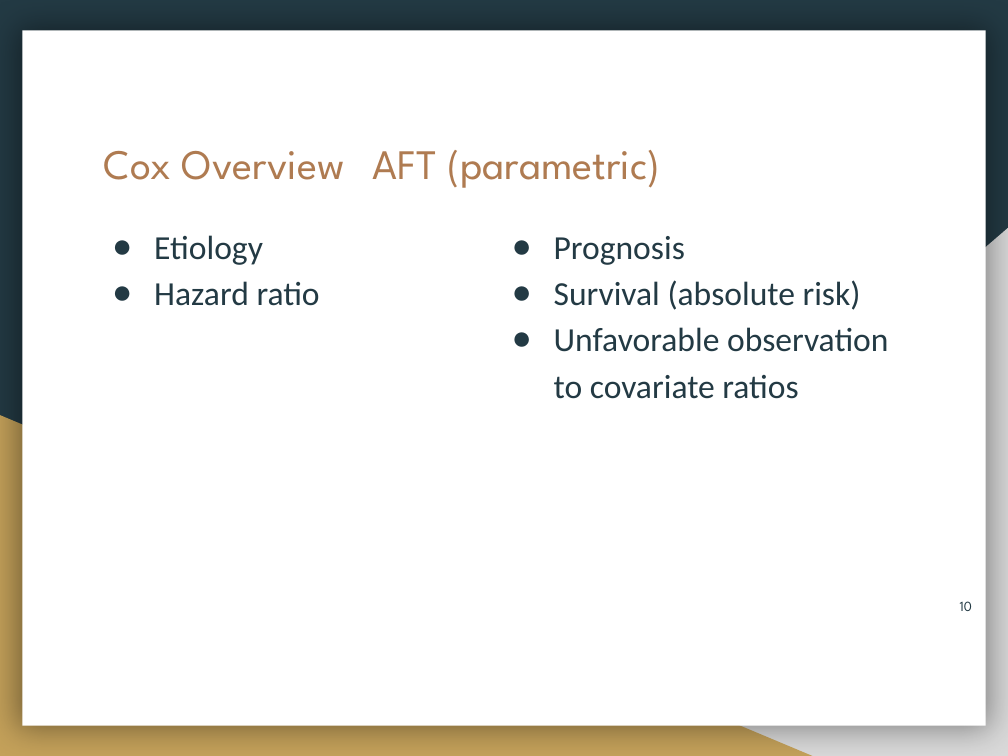
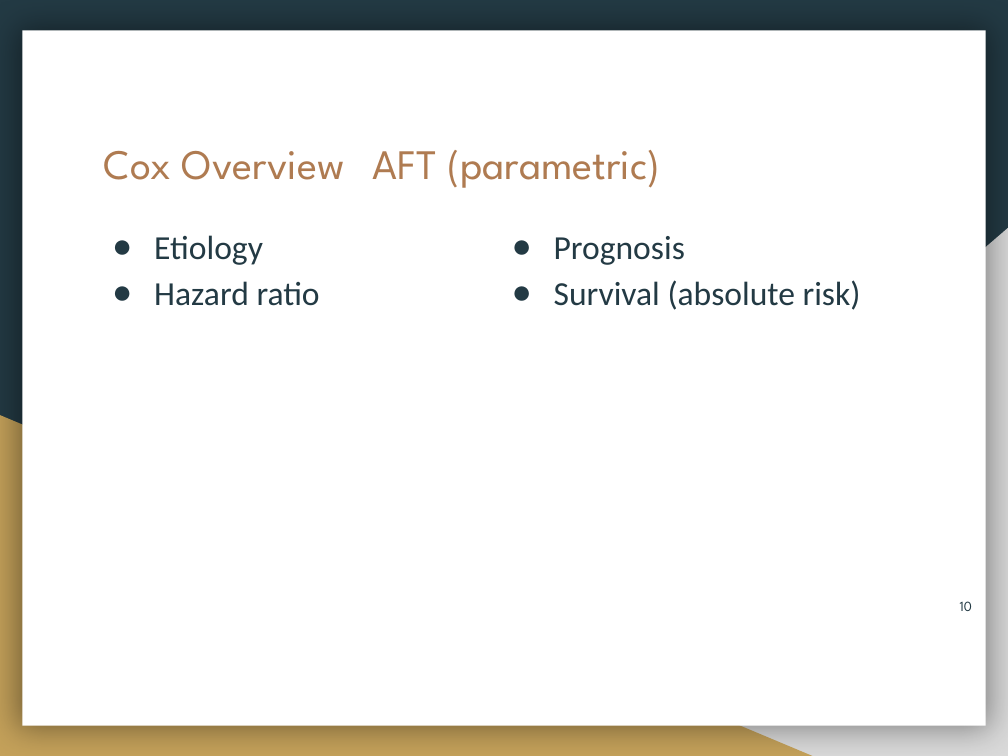
Before and after one commit to Jesse-Islam/ATGC_survival_presentation_Feb.27.2020, a slide deck: slide 10 of Intro To Survival Analysis.pptx. Drawn at 1008x756 pixels with LibreOffice and Linux fonts; fonts in the diff are those of the drawing. Boxes give left, top, right and bottom in pixels: in the first picture for what was removed or moved away, otherwise in the second. Text is boxed around its words. In the diff, an @@ line names an element or a change of style, - is before the commit and + after.

```diff
--- a/Intro To Survival Analysis.pptx
+++ b/Intro To Survival Analysis.pptx
@@ text at [554, 327, 888, 399]: paragraph removed @@
-● Unfavorable observation to covariate ratios
```
Also in this commit, not shown: 4 other slides changed, 6 other files.
